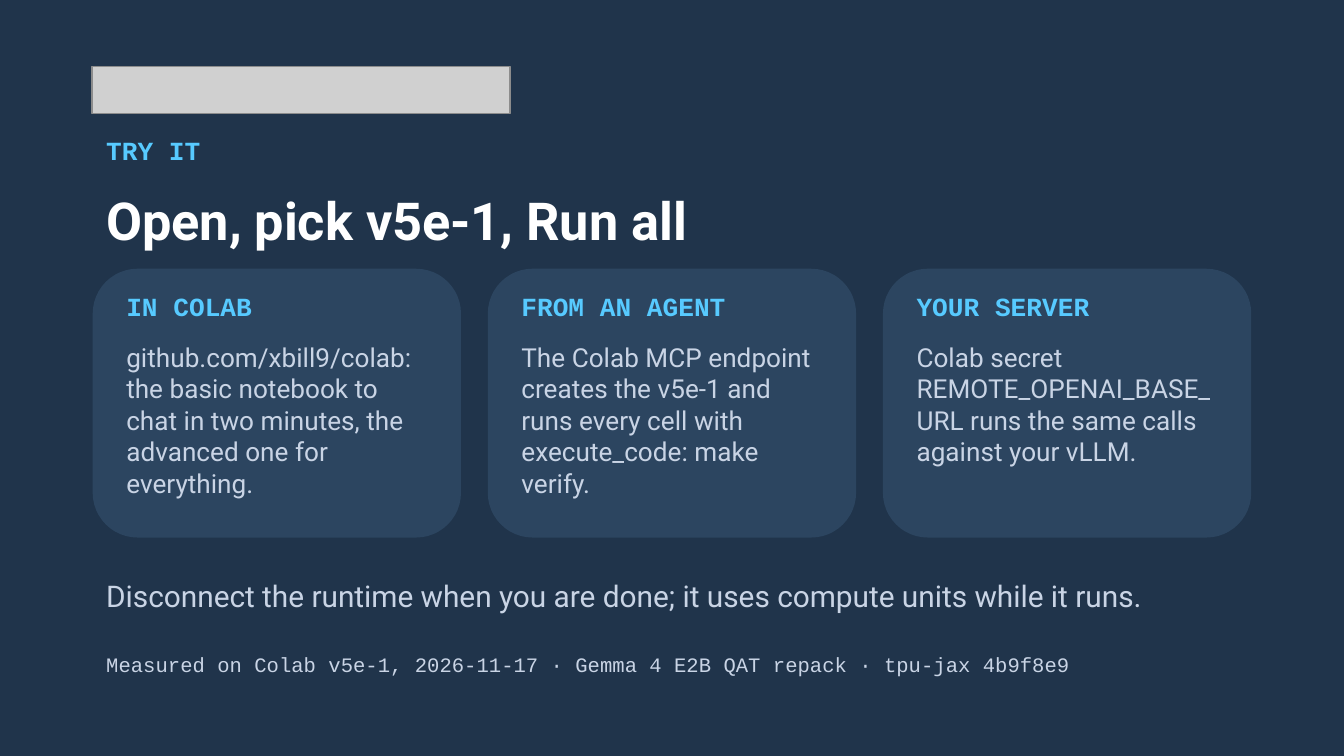
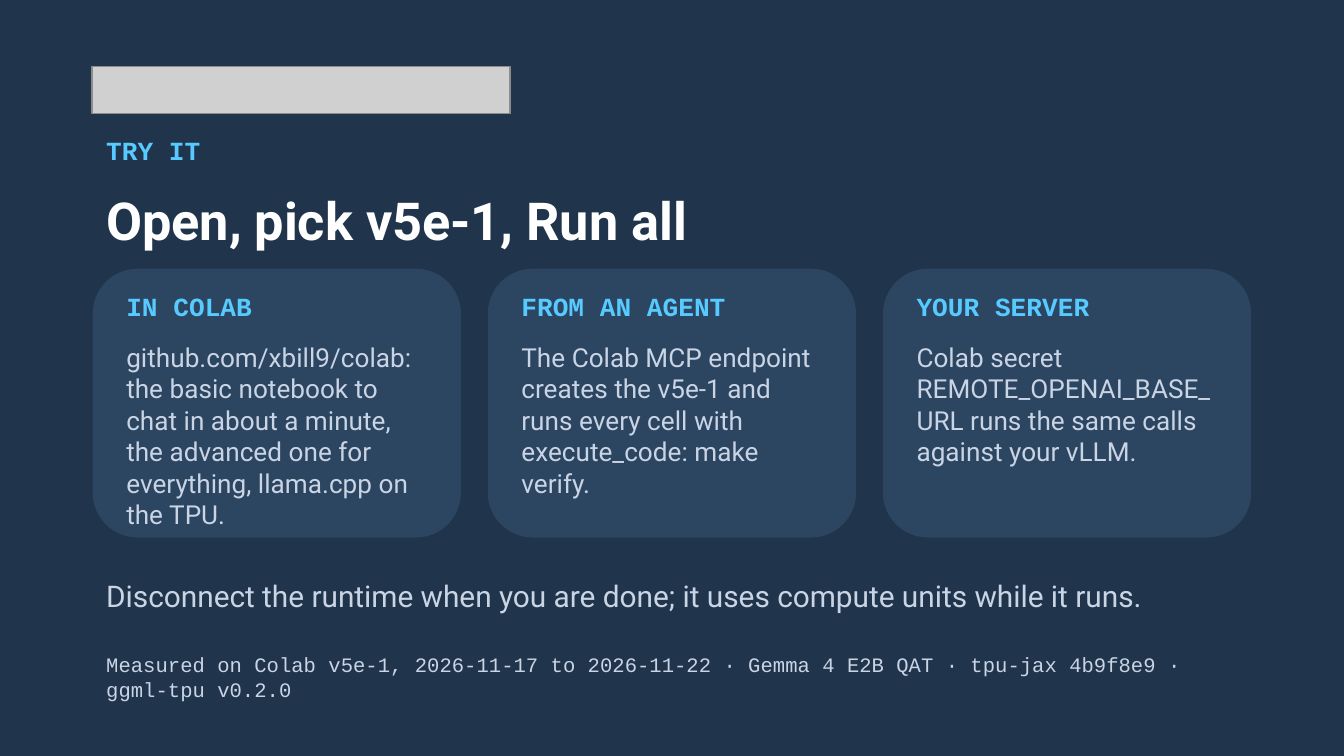
Before and after one commit to xbill9/colab, a slide deck: slide 15 of docs/deck/gemma4-colab-tpu-gde.pptx (slide 14 before the commit). Drawn at 1344x756 pixels with LibreOffice and Linux fonts; fonts in the diff are those of the drawing; grey boxes stand for pictures. Boxes give left, top, right and bottom in pixels: in the first picture for what was removed or moved away, otherwise in the second. Text is boxed around its words. In the diff, an @@ line names an element or a change of style, - is before the commit and + after.

```diff
--- a/docs/deck/gemma4-colab-tpu-gde.pptx
+++ b/docs/deck/gemma4-colab-tpu-gde.pptx
@@ text at (126,347,411,524): text changed @@
-github.com/xbill9/colab: the basic notebook to chat in two minutes, the advanced one for everything.
+github.com/xbill9/colab: the basic notebook to chat in about a minute, the advanced one for everything, llama.cpp on the TPU.
@@ text at (106,657,1155,702): text changed @@
-Measured on Colab v5e-1, 2026-11-17 · Gemma 4 E2B QAT repack · tpu-jax 4b9f8e9
+Measured on Colab v5e-1, 2026-11-17 to 2026-11-22 · Gemma 4 E2B QAT · tpu-jax 4b9f8e9 · ggml-tpu v0.2.0
```
Also in this commit, not shown: 10 other slides changed, 1 slide added, 1 other file.
